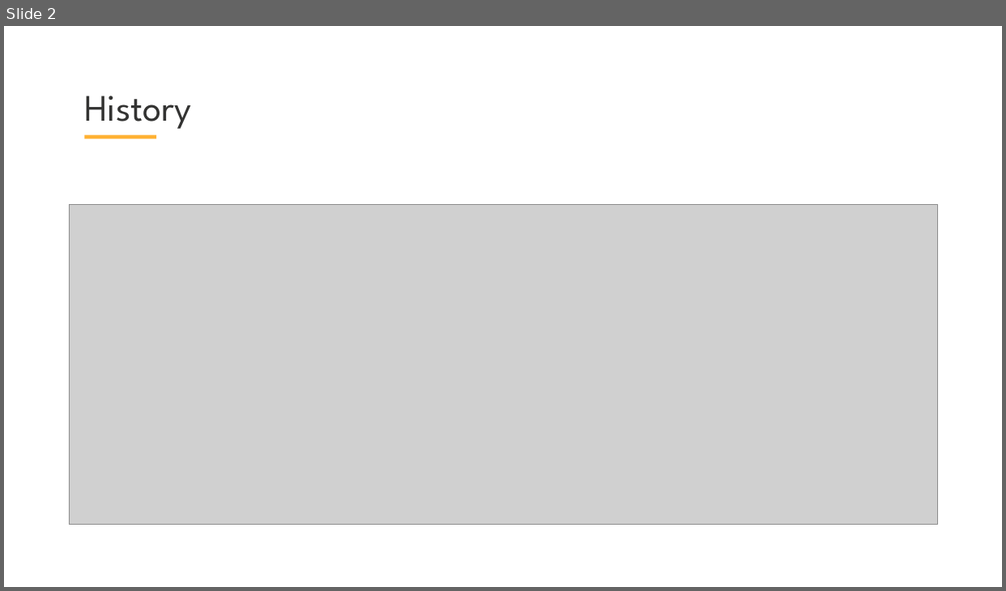
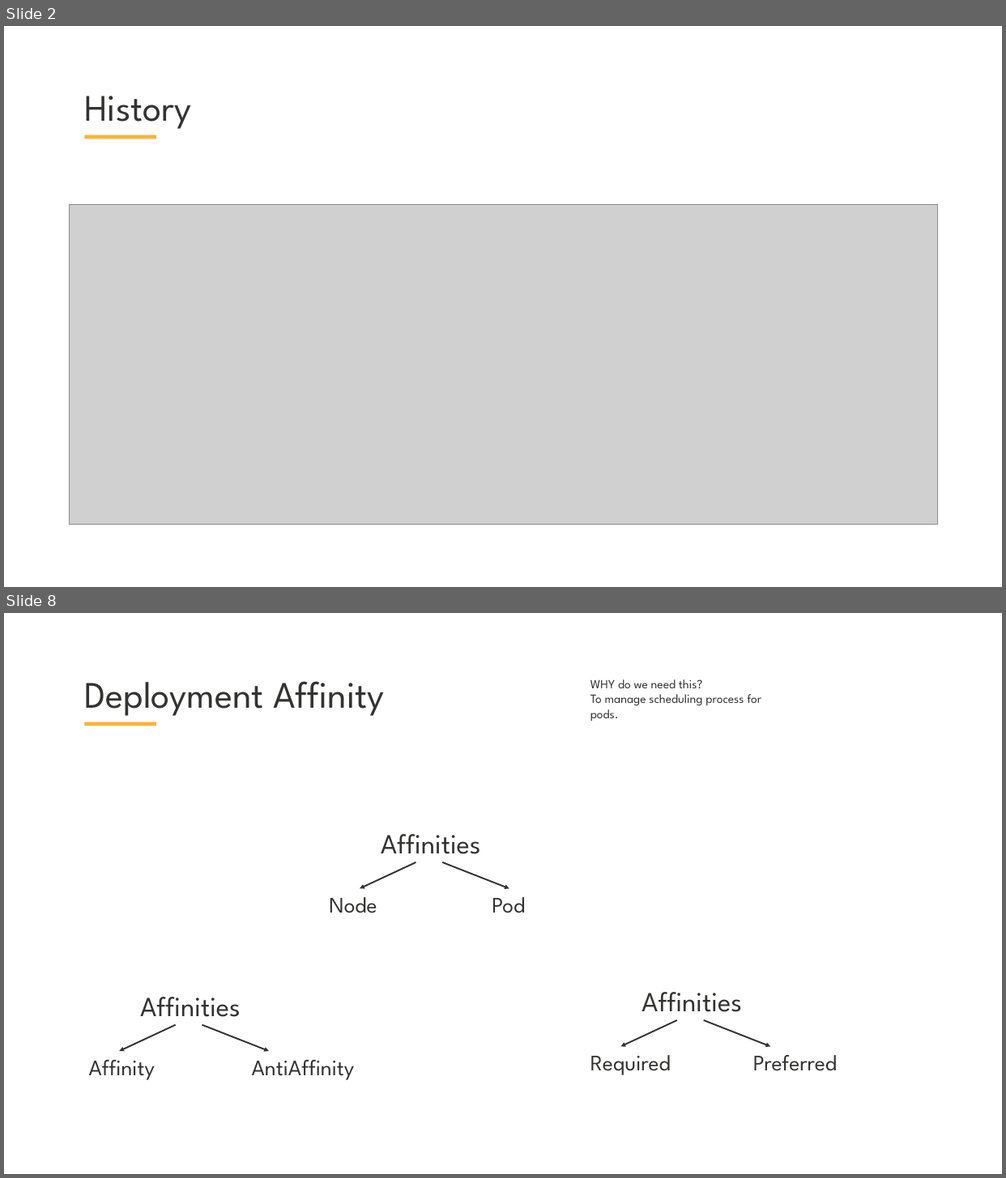
Before and after one commit to skabrits/DevOps-Workshop, a slide deck: Part I/Workshop-I.pptx. Shown one above the other, each under a label of ours: slide 2 before the commit, slides 2 and 8 after it; the slides between them are not shown. The pictures are 1006x591 and 1006x1178 pixels, drawn with LibreOffice and Linux fonts; fonts in the diff are those of the drawing; grey boxes stand for pictures; background and template pictures are left out. Boxes give left, top, right and bottom in pixels: in the first picture for what was removed or moved away, otherwise in the second. Text is boxed around its words. In the diff, an @@ line names an element or a change of style, - is before the commit and + after.

```diff
--- a/Part I/Workshop-I.pptx
+++ b/Part I/Workshop-I.pptx
@@ slide 8 added at [4,613,1002,1174], background #FFFFFF; not listed: 1 template element that a slide beside it also shows @@
@@ title added at [84,681,384,716], 54 pt, text #333332 @@
+Deployment Affinity
@@ text added at [590,679,761,721], 18 pt, text #333332 @@
+WHY do we need this?
+To manage scheduling process for pods.
@@ text added at [381,834,481,862], 40 pt, text #333332 @@
+Affinities
@@ arrow added from (415, 862) to (360, 889), #333332 2.25 pt @@
@@ arrow added from (442, 862) to (509, 889), #333332 2.25 pt @@
@@ text added at [329,897,377,914], 32 pt, text #333332 @@
+Node
@@ text added at [492,897,525,914], 32 pt, text #333332 @@
+Pod
@@ text added at [140,997,241,1025], 40 pt, text #333332 @@
+Affinities
@@ text added at [641,992,742,1020], 40 pt, text #333332 @@
+Affinities
@@ arrow added from (176, 1025) to (119, 1051), #333332 2.25 pt @@
@@ arrow added from (202, 1025) to (269, 1051), #333332 2.25 pt @@
@@ arrow added from (677, 1020) to (620, 1046), #333332 2.25 pt @@
@@ arrow added from (704, 1020) to (770, 1046), #333332 2.25 pt @@
@@ text added at [89,1060,155,1080], 32 pt, text #333332 @@
+Affinity
@@ text added at [252,1060,355,1080], 32 pt, text #333332 @@
+AntiAffinity
@@ text added at [590,1055,671,1076], 32 pt, text #333332 @@
+Required
@@ text added at [753,1055,837,1071], 32 pt, text #333332 @@
+Preferred
```
Also in this commit, not shown: 2 slides changed, 7 other slides added, 6 slides removed, 2 other files.
